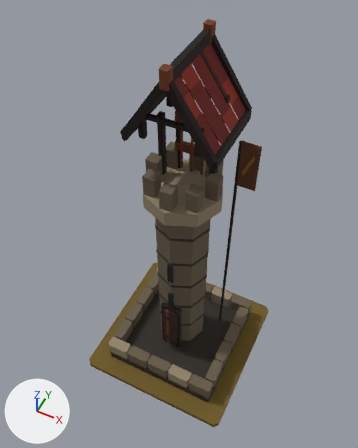
What one commit did to the glTF model art/archer_tower_t3/archer_tower_t3.glb.
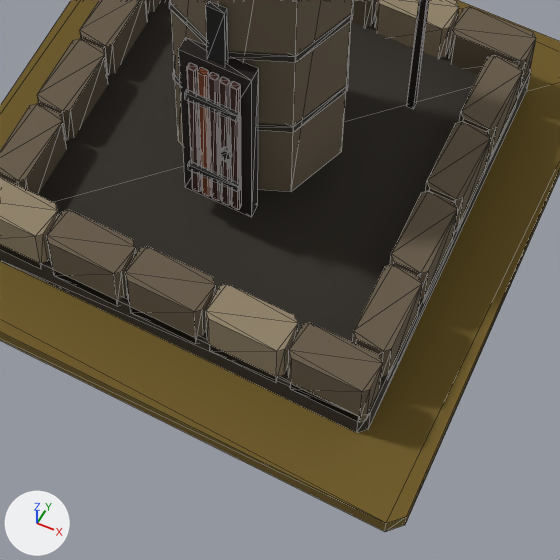
Each version appears first whole from a camera (50 mm lens) standing at (1.04, -2.15, 4.29) and looking at (-0.06, 0.04, 1.55), and next in a close-up on the part from 32% to 72% of the width and 65% to 97% of the height. Every picture has the same lights, and +X, +Y and +Z are marked at lower left. The last two pictures show the newer version. The close-ups show mesh edges as thin lines.

In view in the first close-up: 'MMR | archer_tower | T03 Architecture.001', 'MMR | archer_tower | Tier 03 Ground.001'.
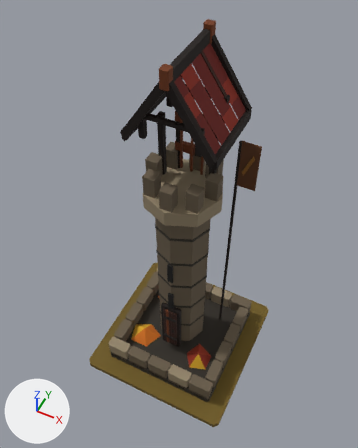
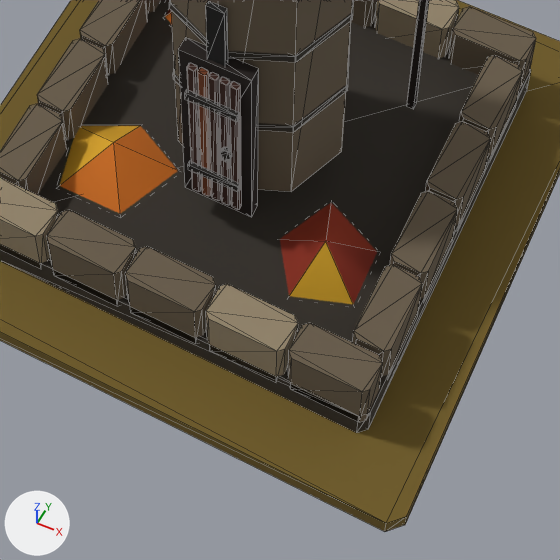
Where the change shows, as pixel boxes (x1, y1, x2, y2) in the close-ups (560 x 560 px):
'MMR | archer_tower | T03 Autumn Dressing.001', added: after (59, 9, 377, 304)

The change, as a diff of the scene's bpy script:
```diff
--- a/art/archer_tower_t3/archer_tower_t3.glb.py
+++ b/art/archer_tower_t3/archer_tower_t3.glb.py
@@ me_mmr___archer_tower___t03_autumn_dressing_001 @@
+me_mmr___archer_tower___t03_autumn_dressing_001.from_pydata(...)  # 18 vertices, 15 faces; spans x -0.425..0.369, y -0.324..0.36, z 0.085..0.185
+me_mmr___archer_tower___t03_autumn_dressing_001.materials.append(mat_mmr___shared_palette_atlas)  # picture img_mmr_shared_color_palette_64
@@ ob_mmr___archer_tower___t03_autumn_dressing_001 @@
+ob_mmr___archer_tower___t03_autumn_dressing_001 = bpy.data.objects.new('MMR | archer_tower | T03 Autumn Dressing.001', me_mmr___archer_tower___t03_autumn_dressing_001)
+ob_mmr___archer_tower___t03_autumn_dressing_001.location = (0.0, 0.0, 0.05)
```
